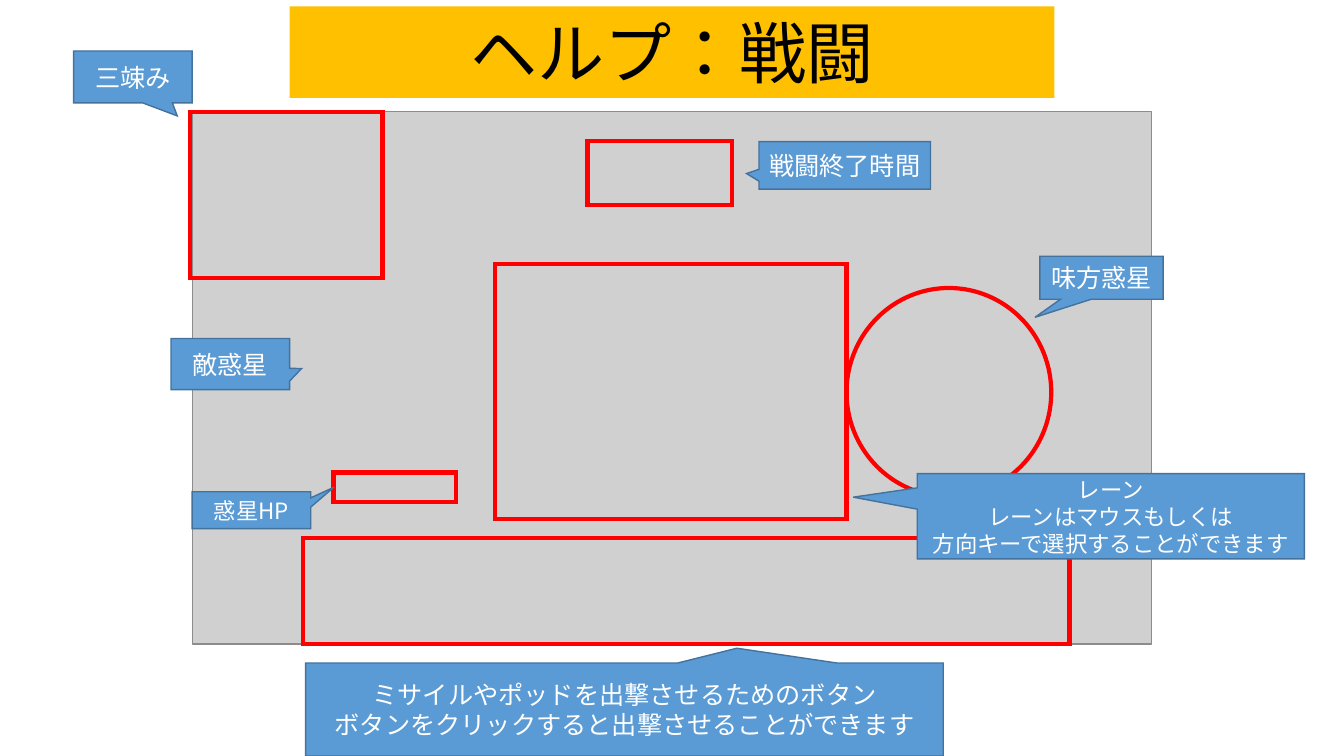
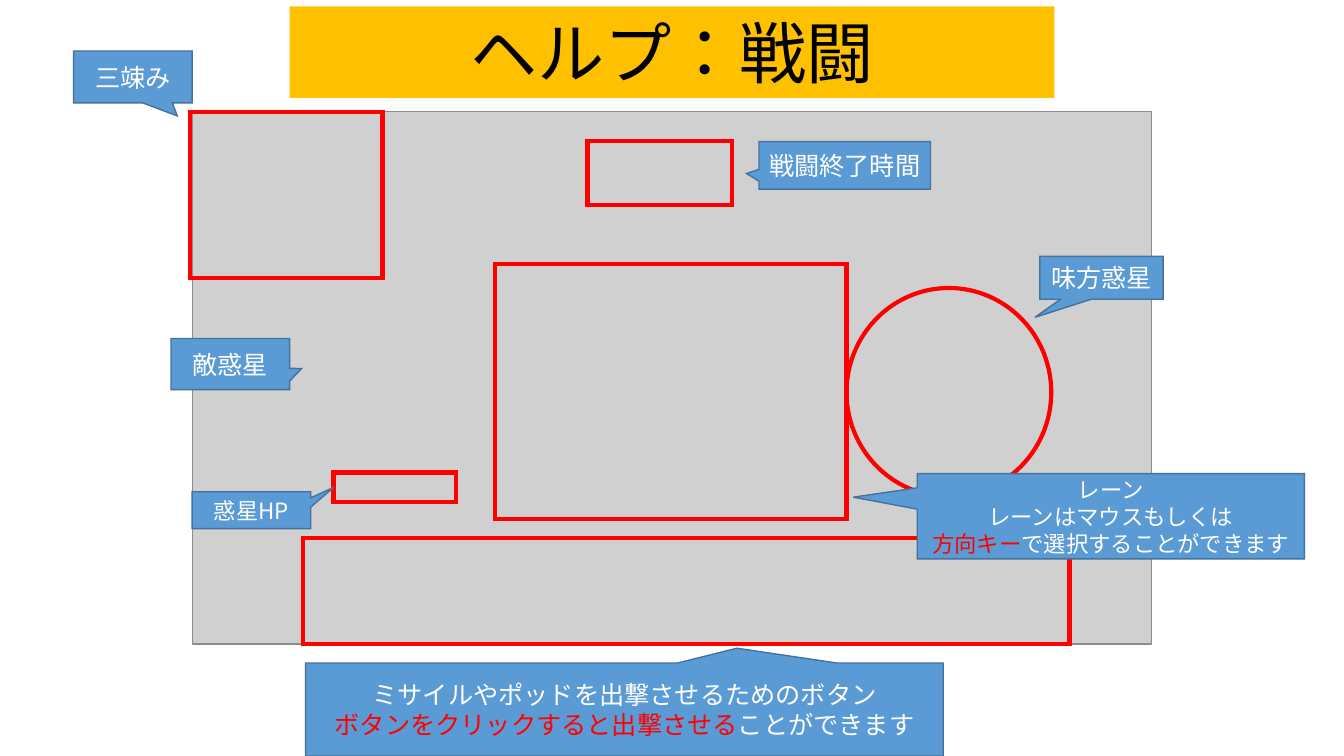
Before and after one commit to team556/team, a slide deck: slide 11 of 説明文.pptx. Drawn at 1344x756 pixels with LibreOffice and Linux fonts; fonts in the diff are those of the drawing; grey boxes stand for pictures. Boxes give left, top, right and bottom in pixels: in the first picture for what was removed or moved away, otherwise in the second. Text is boxed around its words. In the diff, an @@ line names an element or a change of style, - is before the commit and + after.

```diff
--- a/説明文.pptx
+++ b/説明文.pptx
@@ text in speech box at [932, 533, 1289, 554]: text colour #FFFFFF to #FF0000 in "方向キーで選択することができます" @@
@@ text in speech box at [335, 713, 915, 736]: text colour #FFFFFF to #FF0000 in "ボタンをクリックすると出撃させることができます" @@
```
Also in this commit, not shown: 11 other slides changed, 3 other files.
